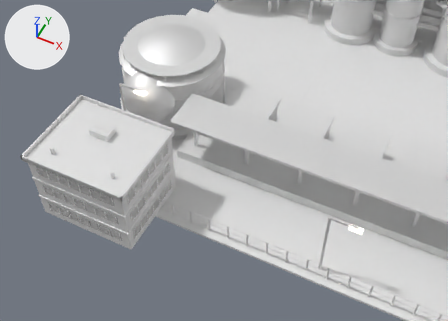
One commit to the FBX model Assets/Art/KayseriIsland/Models/Copper/Phase3/Refinery_P3.fbx: the scene before it, then after it.
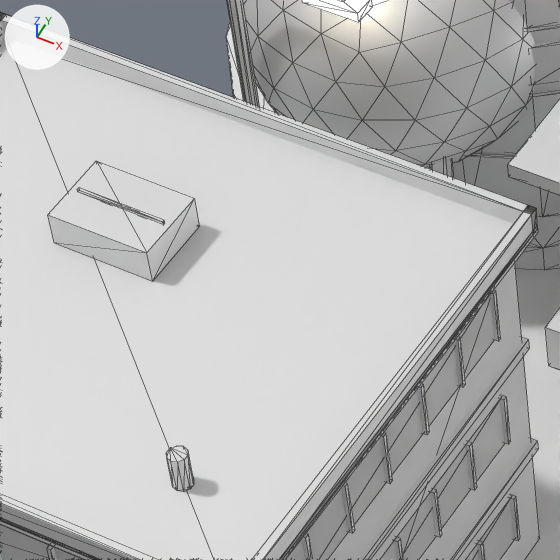
Old and new are each drawn from a camera (50 mm lens) standing at (135.7, -72.9, 70.2) and looking at (112.6, -26.7, 12.6) and again close up on the part from 18% to 40% of the width and 29% to 60% of the height. Every picture has the same lights, and +X, +Y and +Z are marked at upper left. The older version's two pictures come first. The close-ups show mesh edges as thin lines. Where no turn or scale is listed for an object, it has been applied to the vertices. Vertices at exactly the same position are counted once.

Script lines for the objects in view, before the commit:
```python
me_refinery_office_001 = bpy.data.meshes.new('Refinery.Office.001')
me_refinery_office_001.from_pydata(...)  # 560 vertices, 864 faces; spans x -6.9..6.9, y -5.9..7.0, z 0.0..11.23
# faces by material slot: [48, 84, 708, 12, 12]
me_refinery_office_001.materials.append(mat_offwhite)  # white #e7e7e7
me_refinery_office_001.materials.append(mat_glass)  # white #e7e7e7
me_refinery_office_001.materials.append(mat_steel_dk)  # white #e7e7e7
me_refinery_office_001.materials.append(mat_roof_grey)  # white #e7e7e7
me_refinery_office_001.materials.append(mat_steel_lt)  # white #e7e7e7
me_refinery_pad_001 = bpy.data.meshes.new('Refinery.Pad.001')
me_refinery_pad_001.from_pydata(...)  # 24 vertices, 36 faces; spans x 89.0..164.0, y -34.0..34.0, z 0.0..0.4
# faces by material slot: [12, 12, 12]
me_refinery_pad_001.materials.append(mat_concrete)  # white #e7e7e7
me_refinery_pad_001.materials.append(mat_concrete_dk)  # white #e7e7e7
me_refinery_pad_001.materials.append(mat_asphalt)  # white #e7e7e7
me_refinery_spheres_001 = bpy.data.meshes.new('Refinery.Spheres.001')
me_refinery_spheres_001.from_pydata(...)  # 404 vertices, 768 faces; spans x 94.0..102.0, y -24.0..24.0, z 0.3..10.4
# faces by material slot: [640, 128]
me_refinery_spheres_001.materials.append(mat_steel_lt)  # white #e7e7e7
me_refinery_spheres_001.materials.append(mat_steel_dk)  # white #e7e7e7
ob_refinery_office = bpy.data.objects.new('Refinery.Office', me_refinery_office_001)
ob_refinery_office.location = (100.0, -34.35, 6.3)
ob_refinery_pad = bpy.data.objects.new('Refinery.Pad', me_refinery_pad_001)
ob_refinery_pad.location = (0.0, 0.0, 6.0)
ob_refinery_spheres = bpy.data.objects.new('Refinery.Spheres', me_refinery_spheres_001)
ob_refinery_spheres.location = (0.0, 0.0, 6.0)
# also in view: 'Refinery.Bay' at (127.9, -22.0, 10.2); 'Refinery.Lamp0' at (97.8, -23.8, 11.4); 'Refinery.Tank0' at (98.2, -14.0, 12.2)
```
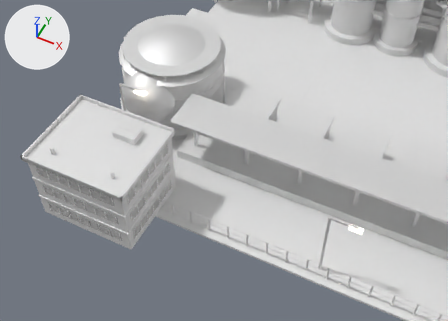
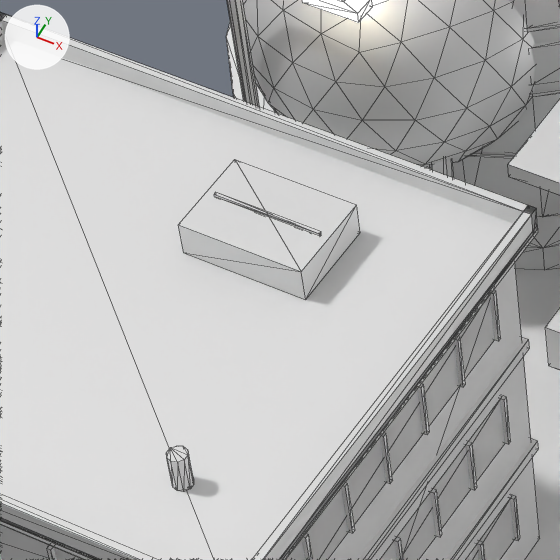
Changed parts and their boxes [x1, y1, x2, y2] in the close-ups (560 x 560 px; the box of a moved part takes in the faces that stretch with it):
part 1 of me_refinery_office_001, moved or reshaped: before [48, 161, 200, 281]; after [178, 160, 360, 300]
part 2 of me_refinery_office_001, moved or reshaped: before [77, 187, 165, 224]; after [214, 192, 321, 236]

Patch to the scene script:
```diff
--- a/Assets/Art/KayseriIsland/Models/Copper/Phase3/Refinery_P3.fbx.py
+++ b/Assets/Art/KayseriIsland/Models/Copper/Phase3/Refinery_P3.fbx.py
@@ me_refinery_office_001 @@
 me_refinery_office_001.from_pydata(...)  # 560 vertices, 864 faces; spans x -6.9..6.9, y -5.9..7.0, z 0.0..11.23
 # used by ob_refinery_office; location = (100.0, -34.35, 6.3)
+# me_refinery_office_001 part 1: the loose piece of 8 vertices spanning x -1.99..0.5, y 0.84..2.63, z 10.32..11.18 is scaled about its middle by (1.22, 1.22, 1), then moved by (2.89, 1.17, 0.0)
+# me_refinery_office_001 part 2: the loose piece of 8 vertices spanning x -1.82..0.33, y 1.7..1.77, z 11.16..11.23 is scaled about its middle by (1.22, 1, 1), then moved by (2.89, 1.17, 0.0)
 me_refinery_office_001.materials.append(mat_offwhite)
```
